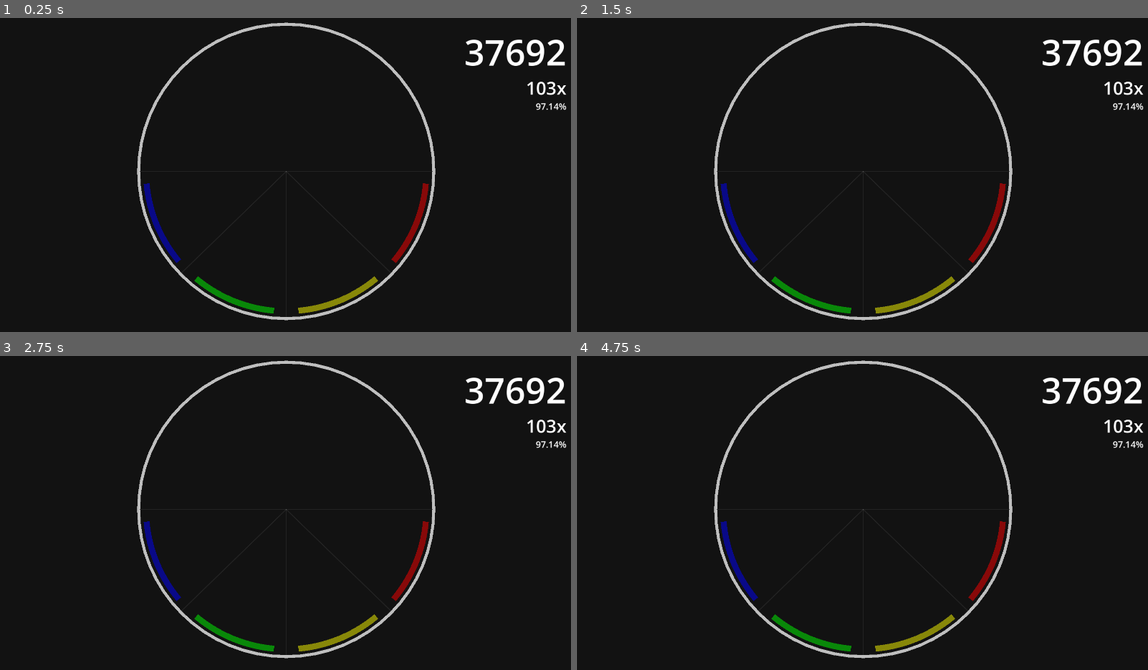
Above: before the commit, frames 1-4 (two rows, left to right).
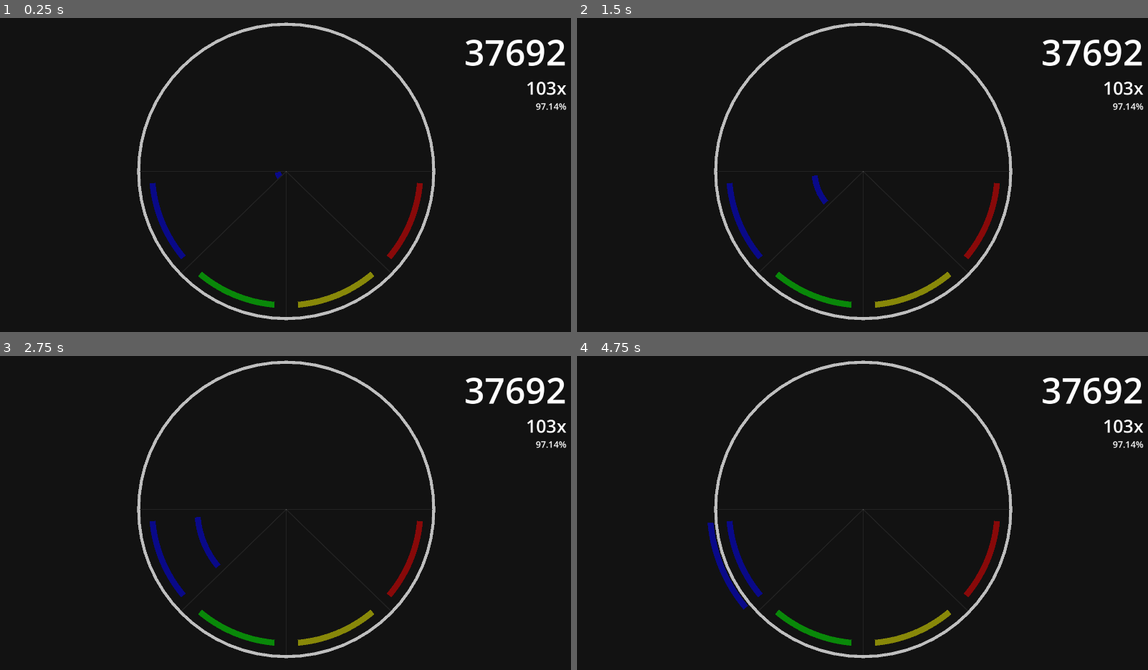
Above: after the commit, the same moments.

Repository: NishTheFish-dev/godot-rhythm-game-test
Game: Godot game, scene res://Main/main.tscn
The game is run twice, just before and just after one commit, with the same random seed, the same clock (stepped at 60 frames per second) and the same inputs. This scene is started directly instead of the project's main scene.
Inputs:
- Up to frame 1 (0.25 s): no input
- Up to frame 2 (1.5 s): tap Enter at 0.5 s
- Up to frame 3 (2.75 s): no input
- Up to frame 4 (4.75 s): no input

The runs differ from the first frame. In frame 1, 2.3% of the frame differs, in the area x 25-76%, y 48-95%; in frame 2, 2.3%; in frame 3, 2.4%; in frame 4, 2.6%, in the area x 22-76%, y 52-95%.

Commit message:
added basic note

Diff:
--- a/Main/main.tscn
+++ b/Main/main.tscn
@@ -1,10 +1,13 @@
-[gd_scene load_steps=3 format=3 uid="uid://2mn0fn4o5s1i"]
+[gd_scene load_steps=4 format=3 uid="uid://2mn0fn4o5s1i"]
 
 [ext_resource type="PackedScene" uid="uid://bl7fnuc5t8bap" path="res://background/background.tscn" id="1_4dk4m"]
 [ext_resource type="PackedScene" uid="uid://dd3nct0u7shfs" path="res://hud/hud.tscn" id="2_8rbyn"]
+[ext_resource type="PackedScene" uid="uid://cdjwmy57rt7ln" path="res://Note/note.tscn" id="3_kqvgn"]
 
 [node name="main" type="Node2D"]
 
 [node name="Background" parent="." instance=ExtResource("1_4dk4m")]
 
+[node name="Note" parent="." instance=ExtResource("3_kqvgn")]
+
 [node name="HUD" parent="." instance=ExtResource("2_8rbyn")]
--- /dev/null
+++ b/Note/note.gd
@@ -0,0 +1,18 @@
+extends Node2D
+@export var noteSpeed = 1
+@export var userNoteSpeed = 1.8
+
+# Called when the node enters the scene tree for the first time.
+func _ready():
+	pass # Replace with function body.
+
+
+# Called every frame. 'delta' is the elapsed time since the previous frame.
+func _process(delta):
+	noteSpeed = noteSpeed + userNoteSpeed
+	queue_redraw()
+
+
+func _draw():
+	#Note originating at center and moving outward to the hit registration area
+	draw_arc(Vector2(960, 540), noteSpeed, (175*PI/180),(140*PI/180), 100, Color(0, 0, 1, 0.5), 20.0)
--- /dev/null
+++ b/Note/note.tscn
@@ -0,0 +1,7 @@
+[gd_scene load_steps=2 format=3 uid="uid://cdjwmy57rt7ln"]
+
+[ext_resource type="Script" path="res://Note/note.gd" id="1_i7yed"]
+
+[node name="Note" type="Node2D"]
+z_index = 1
+script = ExtResource("1_i7yed")
--- a/background/background.gd
+++ b/background/background.gd
@@ -17,10 +17,10 @@
 	draw_circle(Vector2(960, 540), 490, Color( 0.07, 0.07, 0.07, 1 ))
 
 	#Draw arcs for note registration areas
-	draw_arc(Vector2(960, 540), 470, (175*PI/180),(140*PI/180), 100, Color(0, 0, 1, 0.5), 20.0)
-	draw_arc(Vector2(960, 540), 470, (130*PI/180),(95*PI/180), 100, Color(0, 1, 0, 0.5), 20.0)
-	draw_arc(Vector2(960, 540), 470, (85*PI/180),(50*PI/180), 100, Color(1, 1, 0, 0.5), 20.0)
-	draw_arc(Vector2(960, 540), 470, (40*PI/180),(5*PI/180), 100, Color(1, 0, 0, 0.5), 20.0)
+	draw_arc(Vector2(960, 540), 450, (175*PI/180),(140*PI/180), 100, Color(0, 0, 1, 0.5), 20.0)
+	draw_arc(Vector2(960, 540), 450, (130*PI/180),(95*PI/180), 100, Color(0, 1, 0, 0.5), 20.0)
+	draw_arc(Vector2(960, 540), 450, (85*PI/180),(50*PI/180), 100, Color(1, 1, 0, 0.5), 20.0)
+	draw_arc(Vector2(960, 540), 450, (40*PI/180),(5*PI/180), 100, Color(1, 0, 0, 0.5), 20.0)
 
 	#Draw lines to separate the note registration areas
 	draw_line(Vector2(960, 540), Vector2(470, 540), Color(0.75, 0.75, 0.75, 0.1), 2.0, true)
